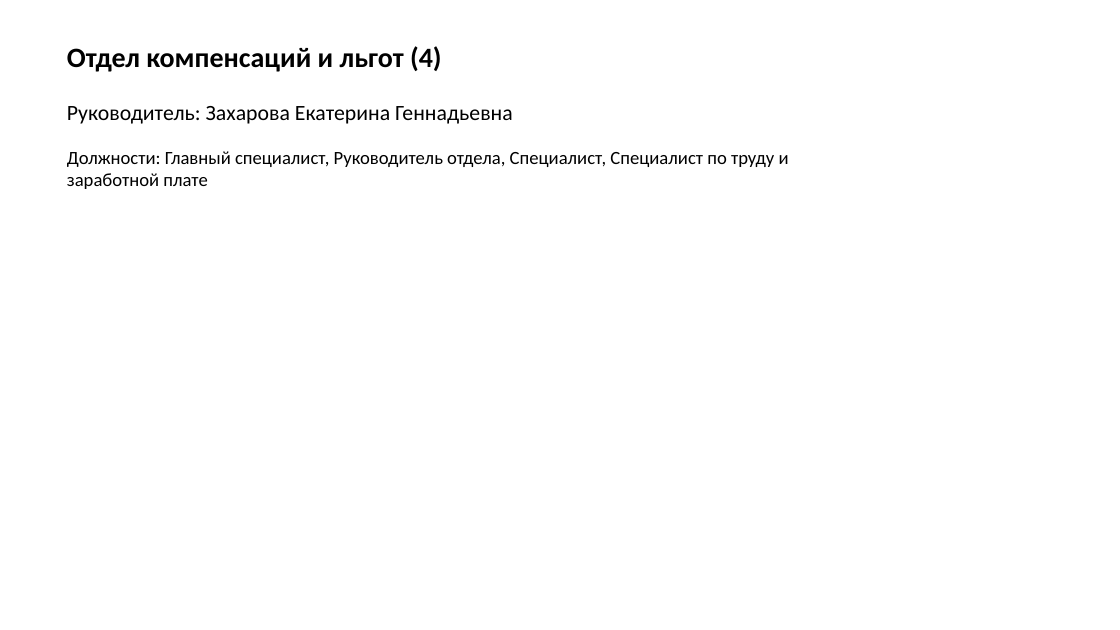
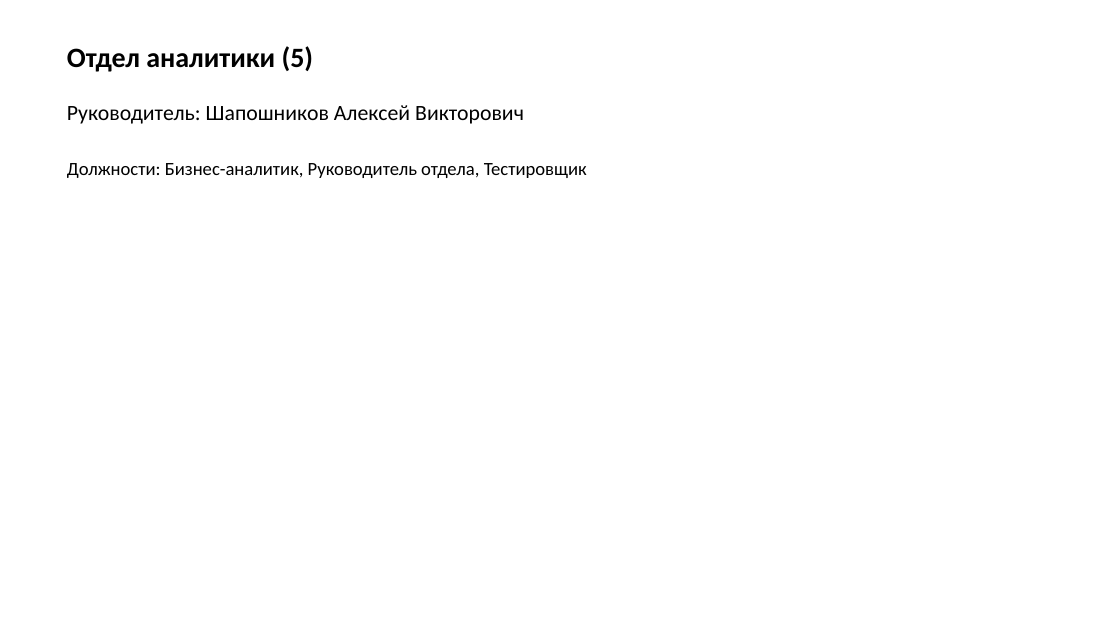
Before and after one commit to alekseivshaposhnikov-ship-it/OrgStructure, a slide deck: slide 2 of OrgStructure.pptx (slide 4 before the commit). Drawn at 1120x630 pixels with LibreOffice and Linux fonts; fonts in the diff are those of the drawing. Boxes give left, top, right and bottom in pixels: in the first picture for what was removed or moved away, otherwise in the second. Text is boxed around its words. In the diff, an @@ line names an element or a change of style, - is before the commit and + after.

```diff
--- a/OrgStructure.pptx
+++ b/OrgStructure.pptx
@@ text at box(67, 46, 314, 72): text changed @@
-Отдел компенсаций и льгот (4)
+Отдел аналитики (5)
@@ text at box(67, 105, 524, 124): text changed @@
-Руководитель: Захарова Екатерина Геннадьевна
+Руководитель: Шапошников Алексей Викторович
@@ text at box(67, 163, 587, 178): text changed @@
-Должности: Главный специалист, Руководитель отдела, Специалист, Специалист по труду и заработной плате
+Должности: Бизнес-аналитик, Руководитель отдела, Тестировщик
```
Also in this commit, not shown: 3 other slides changed, 4 slides added, 1 slide removed, 3 other files.
